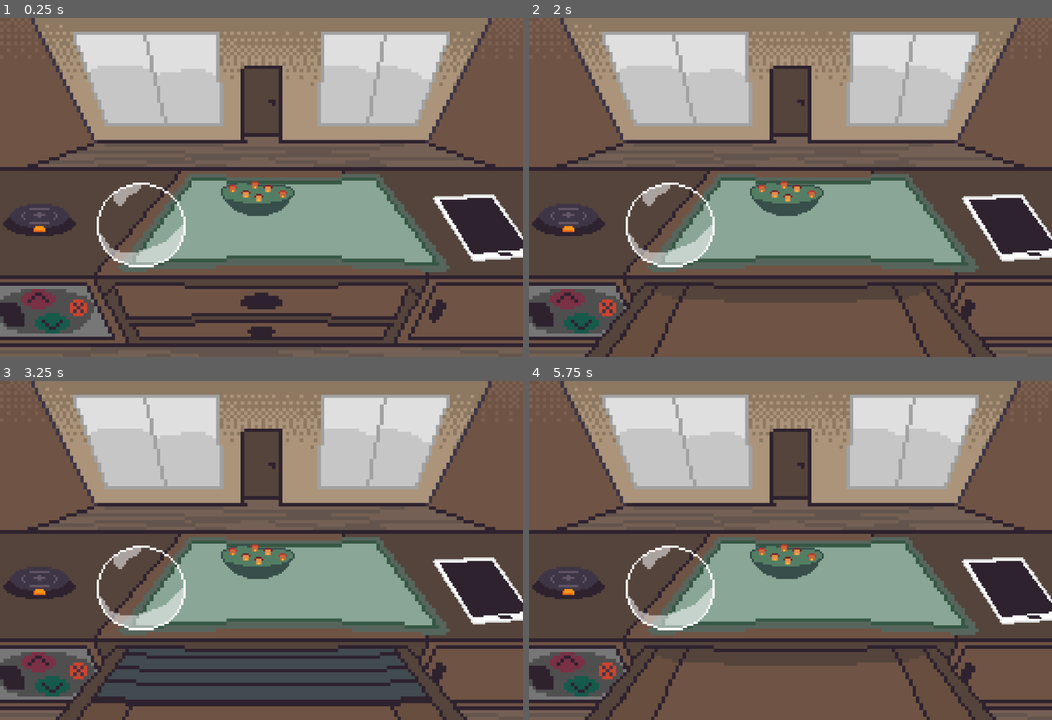
Above: before the commit, frames 1-4 (two rows, left to right).
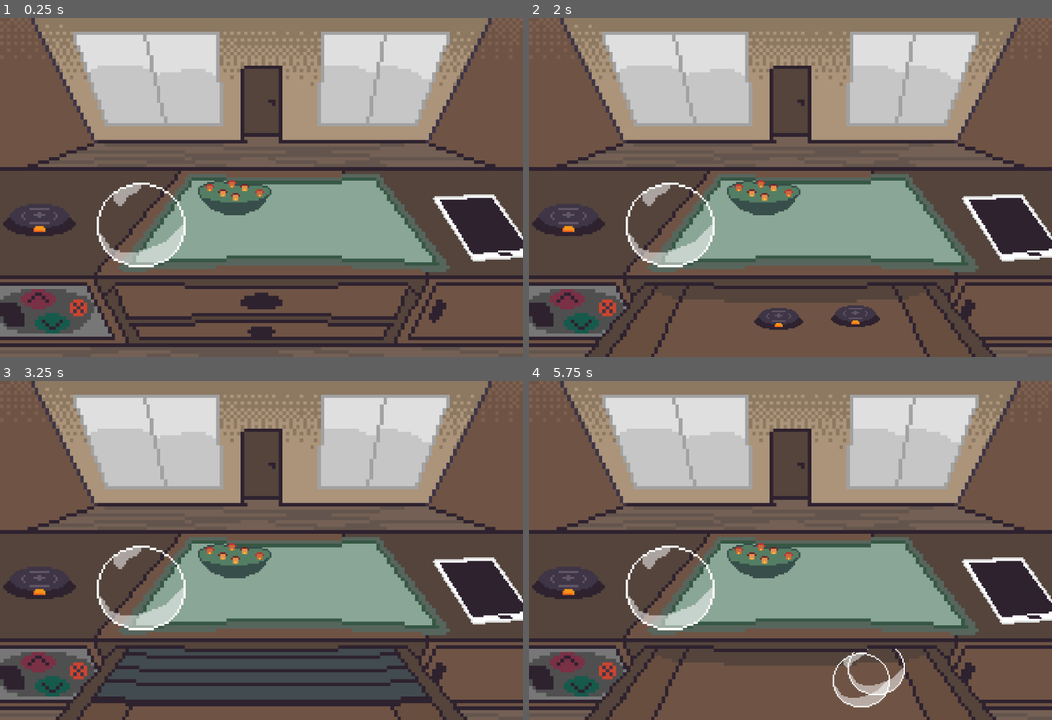
Above: after the commit, the same moments.

Repository: gabl18/GAMEDEVTVJam2025
Game: Godot game, scene res://main.tscn
The game is run twice, just before and just after one commit, with the same random seed, the same clock (stepped at 60 frames per second) and the same inputs.
Inputs (mouse positions are in pixels of both pictures, inside the frame that each line leads up to):
- Up to frame 1 (0.25 s): no input
- Up to frame 2 (2 s): click (790, 312) at 0.5 s; click (565, 299) at 1.25 s
- Up to frame 3 (3.25 s): click (52, 686) at 2 s; click (36, 662) at 2.75 s
- Up to frame 4 (5.75 s): click (581, 686) at 3.5 s; click (565, 662) at 4.25 s; click (581, 686) at 5 s

The runs differ from the first frame. In frame 1, 1.2% of the frame differs, in the area x 37-57%, y 47-59%; in frame 2, 2.1%, in the area x 37-68%, y 47-92%; in frame 3, 1.2%; in frame 4, 2.0%.

Commit message:
Tidy Spawn

Diff:
--- a/gamedevtvjam/UI/drawer_handler.gd
+++ b/gamedevtvjam/UI/drawer_handler.gd
@@ -1,4 +1,11 @@
 extends Node
+
+@export var drawer_collision_polygon: CollisionPolygon2D
+@export var globe_collision_polygon: CollisionPolygon2D
+
+@export var parts_location: Node2D
+
+const GLOBE_PART = preload("res://other/globe_part.tscn")
 
 var layer_1: Array[GlobePart]
 var layer_2: Array[GlobePart]
@@ -7,16 +14,23 @@
 var layers = [layer_1,layer_2,layer_3,layer_4]
 
 var active_layer = 0
-var opened = false
-
+var opened = false:
+	set(value):
+		opened = value
+		generate_new_stuff(1)
+
+func _ready() -> void:
+	randomize()
 
 func _on_drawer_area_2d_area_entered(area: Area2D) -> void:
 	if opened:
 		if area.get_parent() is GlobePart:
-			layers[active_layer].append(area.get_parent())
-
-			area.get_parent().z_index = 0
-			area.get_parent().no_merge = true
+			if not area.get_parent().in_drawer:
+
+				layers[active_layer].append(area.get_parent())
+
+				area.get_parent().z_index = 0
+				area.get_parent().no_merge = true
 
 
 func _on_drawer_area_2d_area_exited(area: Area2D) -> void:
@@ -26,6 +40,7 @@
 
 			area.get_parent().z_index = 1
 			area.get_parent().no_merge = false
+			area.get_parent().in_drawer = false
 
 
 func _on_texture_rect_changed_drawer_layer(value: int) -> void:
@@ -56,3 +71,134 @@
 	for body in layers[layerindex]:
 		body.visible = false
 		body.sleep = true
+
+
+func generate_new_stuff(globe_amount:int):
+
+	var points := get_random_points_in_polygon(drawer_collision_polygon.polygon,globe_amount + 1,20.0)
+
+	for x in range(globe_amount + 1):
+		var new_part = GLOBE_PART.instantiate()
+		new_part.global_position = points.pick_random()
+		points.erase(new_part.global_position)
+		new_part.parttype = new_part.Parts.Globe
+		new_part.texture = load("res://Assets/Art/Globes/Globe/Globe1.png")
+
+		layers[0].append(new_part)
+		new_part.z_index = 0
+		new_part.in_drawer = true
+		new_part.sleep = true
+		new_part.no_merge = true
+		new_part.under_table = true
+		new_part.scale = Vector2.ONE * 3
+		parts_location.add_child(new_part)
+	hide_layer(0)
+	points = get_random_points_in_polygon(drawer_collision_polygon.polygon,globe_amount + 1,20.0)
+
+	for x in range(globe_amount + 1):
+		var new_part = GLOBE_PART.instantiate()
+		new_part.global_position = points.pick_random()
+		points.erase(new_part.global_position)
+		new_part.parttype = new_part.Parts.Base
+		new_part.texture = load("res://Assets/Art/Globes/Base/Base1.png")
+
+		layers[1].append(new_part)
+		new_part.z_index = 0
+		new_part.in_drawer = true
+		new_part.sleep = true
+		new_part.no_merge = true
+		new_part.under_table = true
+		new_part.scale = Vector2.ONE * 3
+		parts_location.add_child(new_part)
+	hide_layer(1)
+
+func tidy_everything_away():
+	var layer_points: Array[Array]
+	var globe_points := get_random_points_in_polygon(globe_collision_polygon.polygon,6,50.0)
+	for layer in layers:
+		layer_points.append(get_random_points_in_polygon(drawer_collision_polygon.polygon,15,20.0))
+
+	for body in parts_location.get_children():
+		if body is AssemblyGlobe:
+			body.global_position = globe_points.pick_random()
+			globe_points.erase(body.global_position)
+			var y = -body.global_position.y
+			var scale_factor = -0.005 * y + 2.0
+			body.scale = Vector2.ONE * scale_factor
+			continue
+
+		if body.in_drawer: continue
+
+		if body is GlobePart:
+			body.in_drawer = true
+			var x:int
+			match body.parttype:
+				body.Parts.Globe:
+					body.global_position = layer_points[0].pick_random()
+					layer_points[0].erase(body.global_position)
+					x = 0
+
+				body.Parts.Base:
+					body.global_position = layer_points[1].pick_random()
+					layer_points[0].erase(body.global_position)
+					x = 1
+
+				body.Parts.Inside:
+					body.global_position = layer_points[2].pick_random()
+					layer_points[0].erase(body.global_position)
+					x = 2
+
+			layers[x].append(body)
+			body.z_index = 0
+			body.no_merge = true
+			body.scale = Vector2.ONE * 3
+
+	for x in range(0, layers.size()):
+		hide_layer(x)
+
+func get_random_points_in_polygon(polygon: PackedVector2Array, count: int, min_distance: float, max_attempts := 1000) -> Array:
+	var points := []
+	var attempts := 0
+
+	while points.size() < count and attempts < max_attempts:
+		var p = get_random_point_in_polygon(polygon)
+
+		var too_close := false
+		for existing in points:
+			if existing.distance_to(p) < min_distance:
+				too_close = true
+				break
+
+		if not too_close:
+			points.append(p)
+
+		attempts += 1
+
+	if points.size() < count:
+		print("Warning: Only generated %d points out of %d requested." % [points.size(), count])
+
+	return points
+
+func get_random_point_in_polygon(polygon: PackedVector2Array) -> Vector2:
+	var indices = Geometry2D.triangulate_polygon(polygon)
+	if indices.size() < 3:
+		push_error("Invalid polygon")
+		return Vector2.ZERO
+
+	@warning_ignore("integer_division")
+	var triangle_count = indices.size() / 3
+	var tri_index = randi() % triangle_count
+
+	var i0 = indices[tri_index * 3]
+	var i1 = indices[tri_index * 3 + 1]
+	var i2 = indices[tri_index * 3 + 2]
+
+	return random_point_in_triangle(polygon[i0], polygon[i1], polygon[i2])
+
+func random_point_in_triangle(a: Vector2, b: Vector2, c: Vector2) -> Vector2:
+	var r1 = randf()
+	var r2 = randf()
+	if r1 + r2 >= 1.0:
+		r1 = 1.0 - r1
+		r2 = 1.0 - r2
+	return a + (b - a) * r1 + (c - a) * r2
--- a/gamedevtvjam/UI/tablet_screen.gd
+++ b/gamedevtvjam/UI/tablet_screen.gd
@@ -3,10 +3,52 @@
 @onready var tablet_animationplayer: AnimationPlayer = $Tablet_Animationplayer
 @onready var parts: Node2D = $"../Background/Parts"
 
-func _on_control_gui_input(event: InputEvent) -> void:
-	if event is InputEventMouseButton and event.is_pressed():
-		if event.button_index == MOUSE_BUTTON_LEFT:
-			tablet_animationplayer.play_backwards("Tablet_Startup")
+enum Screens {
+	Home,Rating,Email,Tutorial,Settings,Credits
+}
 
-			for x in parts.get_children():
-				x.lock_movement = false
+var active_screen: Screens = Screens.Home
+
+func _on_close_button_pressed() -> void:
+	tablet_animationplayer.play_backwards("Tablet_Startup")
+
+	for x in parts.get_children():
+		x.lock_movement = false
+
+
+func _on_return_button_pressed() -> void:
+	print(1)
+	if active_screen == Screens.Home:
+		tablet_animationplayer.play_backwards("Tablet_Startup")
+
+		for x in parts.get_children():
+			x.lock_movement = false
+
+	else:
+		active_screen = Screens.Home
+		print('opened home')
+
+
+func _on_tutorial_button_pressed() -> void:
+	print("opened tutorial")
+	active_screen = Screens.Tutorial
+
+
+func _on_email_button_pressed() -> void:
+	print("opened email")
+	active_screen = Screens.Email
+
+
+func _on_rating_button_pressed() -> void:
+	print("opened rating")
+	active_screen = Screens.Rating
+
+
+func _on_credits_button_pressed() -> void:
+	print("opened credits")
+	active_screen = Screens.Credits
+
+
+func _on_settings_button_pressed() -> void:
+	print("opened settings")
+	active_screen = Screens.Settings
--- a/gamedevtvjam/main.tscn
+++ b/gamedevtvjam/main.tscn
@@ -186,8 +186,11 @@
 [node name="Area Handler" type="Node" parent="."]
 script = ExtResource("1_efxa6")
 
-[node name="Drawer Handler" type="Node" parent="."]
+[node name="Drawer Handler" type="Node" parent="." node_paths=PackedStringArray("drawer_collision_polygon", "globe_collision_polygon", "parts_location")]
 script = ExtResource("2_5vw27")
+drawer_collision_polygon = NodePath("../CanvasLayer/Drawer_Spawn_Area")
+globe_collision_polygon = NodePath("../CanvasLayer/Globe_Spawn_Area")
+parts_location = NodePath("../CanvasLayer/Background/Parts")
 
 [node name="CanvasLayer" type="CanvasLayer" parent="."]
 layer = -1
@@ -224,8 +227,8 @@
 y_sort_enabled = true
 
 [node name="GlobePart3" parent="CanvasLayer/Background/Parts" instance=ExtResource("6_272bh")]
-position = Vector2(568, 414)
-scale = Vector2(4.07, 4.07)
+position = Vector2(517, 412)
+scale = Vector2(4.06, 4.06)
 texture = ExtResource("8_efxa6")
 parttype = 2
 
@@ -349,9 +352,10 @@
 texture = SubResource("AtlasTexture_w48qg")
 script = ExtResource("6_w48qg")
 
-[node name="Control" type="Control" parent="CanvasLayer/TabletScreen"]
+[node name="Close_Button" type="TextureButton" parent="CanvasLayer/TabletScreen"]
 z_index = 11
 layout_mode = 1
+anchors_preset = -1
 anchor_left = 0.909722
 anchor_top = -0.0013369
 anchor_right = 1.0
@@ -361,6 +365,60 @@
 mouse_default_cursor_shape = 2
 metadata/_edit_use_anchors_ = true
 
+[node name="Return_Button" type="TextureButton" parent="CanvasLayer/TabletScreen"]
+layout_mode = 1
+anchors_preset = -1
+anchor_left = -0.000868056
+anchor_top = 0.800802
+anchor_right = 0.140035
+anchor_bottom = 1.0022
+offset_right = -0.32
+offset_bottom = 0.355999
+metadata/_edit_use_anchors_ = true
+
+[node name="Tutorial_Button" type="TextureButton" parent="CanvasLayer/TabletScreen"]
+layout_mode = 1
+anchors_preset = -1
+anchor_left = 0.0845625
+anchor_top = 0.122995
+anchor_right = 0.256076
+anchor_bottom = 0.291444
+offset_left = -0.416016
+offset_top = -20.0
+offset_right = 20.0
+offset_bottom = 20.0
+grow_horizontal = 2
+grow_vertical = 2
+metadata/_edit_use_anchors_ = true
+
+[node name="Email_Button" type="TextureButton" parent="CanvasLayer/TabletScreen"]
+layout_mode = 0
+offset_left = 342.0
+offset_top = 57.0
+offset_right = 520.0
+offset_bottom = 241.0
+
+[node name="Rating_Button" type="TextureButton" parent="CanvasLayer/TabletScreen"]
+layout_mode = 0
+offset_left = 90.0
+offset_top = 251.0
+offset_right = 294.0
+offset_bottom = 433.0
+
+[node name="Credits_Button" type="TextureButton" parent="CanvasLayer/TabletScreen"]
+layout_mode = 0
+offset_left = 822.0
+offset_top = 347.0
+offset_right = 1028.0
+offset_bottom = 523.0
+
+[node name="Settings_Button" type="TextureButton" parent="CanvasLayer/TabletScreen"]
+layout_mode = 0
+offset_left = 834.0
+offset_top = 523.0
+offset_right = 1021.0
+offset_bottom = 679.0
+
 [node name="Tablet_Animationplayer" type="AnimationPlayer" parent="CanvasLayer/TabletScreen"]
 libraries = {
 &"": SubResource("AnimationLibrary_vivmo")
@@ -375,7 +433,6 @@
 polygon = PackedVector2Array(0, 329, 1, 567, 1153, 571, 1156, 328)
 
 [node name="Drawer_Area2D" type="Area2D" parent="CanvasLayer"]
-visible = false
 collision_layer = 0
 collision_mask = 256
 
@@ -399,6 +456,14 @@
 
 [node name="CollisionPolygon2D" type="CollisionPolygon2D" parent="CanvasLayer/AboveTable_Area2D"]
 polygon = PackedVector2Array(-75, 591, 1219, 596, 1315, -88, -110, -68)
+
+[node name="Drawer_Spawn_Area" type="CollisionPolygon2D" parent="CanvasLayer"]
+visible = false
+polygon = PackedVector2Array(360, 645, 313, 734, 806, 730, 770, 649)
+
+[node name="Globe_Spawn_Area" type="CollisionPolygon2D" parent="CanvasLayer"]
+visible = false
+polygon = PackedVector2Array(21, 357, 307, 354, 192, 518, 27, 523)
 
 [connection signal="changed_drawer_layer" from="CanvasLayer/Background" to="Drawer Handler" method="_on_texture_rect_changed_drawer_layer"]
 [connection signal="drawer_opened_closed" from="CanvasLayer/Background" to="Drawer Handler" method="_on_texture_rect_drawer_opened_closed"]
@@ -410,7 +475,13 @@
 [connection signal="area_exited" from="CanvasLayer/Background/Off_Table_Area2d" to="Area Handler" method="_on_off_table_area_2d_area_exited"]
 [connection signal="area_entered" from="CanvasLayer/Background/Off_Table_Area2d_Globes" to="Area Handler" method="_on_off_table_area_2d_globes_area_entered"]
 [connection signal="area_exited" from="CanvasLayer/Background/Off_Table_Area2d_Globes" to="Area Handler" method="_on_off_table_area_2d_globes_area_exited"]
-[connection signal="gui_input" from="CanvasLayer/TabletScreen/Control" to="CanvasLayer/TabletScreen" method="_on_control_gui_input"]
+[connection signal="pressed" from="CanvasLayer/TabletScreen/Close_Button" to="CanvasLayer/TabletScreen" method="_on_close_button_pressed"]
+[connection signal="pressed" from="CanvasLayer/TabletScreen/Return_Button" to="CanvasLayer/TabletScreen" method="_on_return_button_pressed"]
+[connection signal="pressed" from="CanvasLayer/TabletScreen/Tutorial_Button" to="CanvasLayer/TabletScreen" method="_on_tutorial_button_pressed"]
+[connection signal="pressed" from="CanvasLayer/TabletScreen/Email_Button" to="CanvasLayer/TabletScreen" method="_on_email_button_pressed"]
+[connection signal="pressed" from="CanvasLayer/TabletScreen/Rating_Button" to="CanvasLayer/TabletScreen" method="_on_rating_button_pressed"]
+[connection signal="pressed" from="CanvasLayer/TabletScreen/Credits_Button" to="CanvasLayer/TabletScreen" method="_on_credits_button_pressed"]
+[connection signal="pressed" from="CanvasLayer/TabletScreen/Settings_Button" to="CanvasLayer/TabletScreen" method="_on_settings_button_pressed"]
 [connection signal="area_entered" from="CanvasLayer/Table_Area2D" to="Area Handler" method="_on_table_area_2d_area_entered"]
 [connection signal="area_exited" from="CanvasLayer/Table_Area2D" to="Area Handler" method="_on_table_area_2d_area_exited"]
 [connection signal="area_entered" from="CanvasLayer/Drawer_Area2D" to="Drawer Handler" method="_on_drawer_area_2d_area_entered"]
--- a/gamedevtvjam/other/assembly_globe.gd
+++ b/gamedevtvjam/other/assembly_globe.gd
@@ -32,6 +32,7 @@
 
 var is_dragged := false
 var mouse_offset := Vector2.ZERO
+var in_drawer := false
 
 var want_dropped := false
 var dropable := true
--- a/gamedevtvjam/other/globe_part.gd
+++ b/gamedevtvjam/other/globe_part.gd
@@ -55,6 +55,7 @@
 	set(value):
 		no_merge = value
 		$Merge_Area2D.set_deferred("monitorable",not no_merge)
+var in_drawer := false
 
 var merge_bodies : Array[CharacterBody2D]
 var closest_merge_body : CharacterBody2D
@@ -105,10 +106,10 @@
 	pass
 
 
-func _input_event(viewport: Viewport, event: InputEvent, _shape_idx: int) -> void:
+func _input_event(_viewport: Viewport, event: InputEvent, _shape_idx: int) -> void:
+
 	if not lock_movement and not sleep:
-		if viewport.gui_get_focus_owner():
-			return
+
 
 		if event is InputEventMouseButton and event.button_index == MOUSE_BUTTON_LEFT:
 
--- a/gamedevtvjam/other/globe_part.tscn
+++ b/gamedevtvjam/other/globe_part.tscn
@@ -36,6 +36,7 @@
 shape = SubResource("CircleShape2D_0yapt")
 
 [node name="Merge_Area2D" type="Area2D" parent="."]
+visible = false
 scale = Vector2(3, 3)
 collision_layer = 128
 collision_mask = 128
